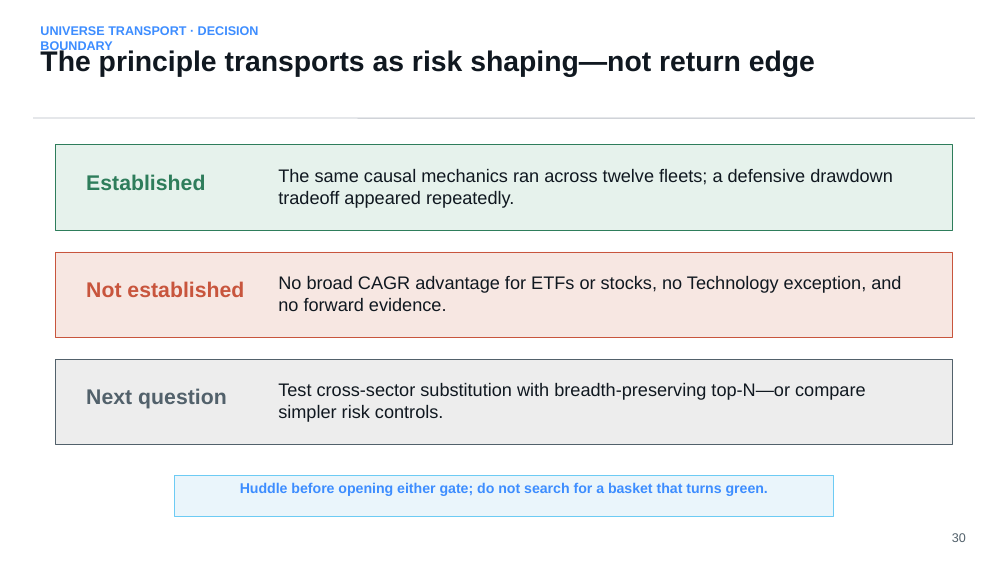
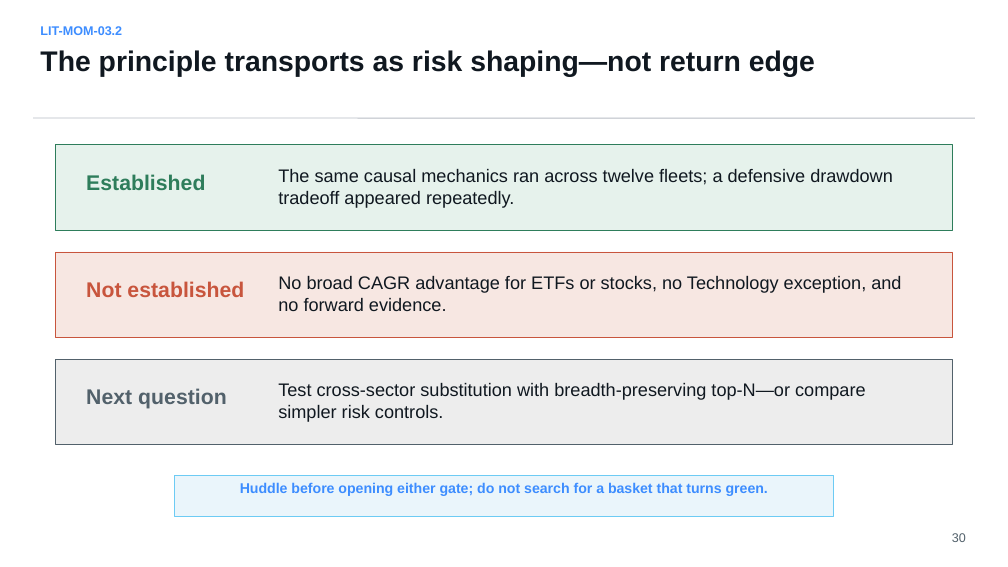
Before and after one commit to Francisc0Franc0/Time-Series-Modeling-Gen5, a slide deck: slide 30 of literature_studies/presentations/gen5_lit_mom_03_1_dual_momentum_study.pptx. Drawn at 1008x567 pixels with LibreOffice and Linux fonts; fonts in the diff are those of the drawing. Boxes give left, top, right and bottom in pixels: in the first picture for what was removed or moved away, otherwise in the second. Text is boxed around its words. In the diff, an @@ line names an element or a change of style, - is before the commit and + after.

```diff
--- a/literature_studies/presentations/gen5_lit_mom_03_1_dual_momentum_study.pptx
+++ b/literature_studies/presentations/gen5_lit_mom_03_1_dual_momentum_study.pptx
@@ text at (40, 26, 122, 35): text changed @@
-UNIVERSE TRANSPORT · DECISION BOUNDARY
+LIT-MOM-03.2
```
Also in this commit, not shown: 9 other slides changed, 6 slides added, 8 other files.
